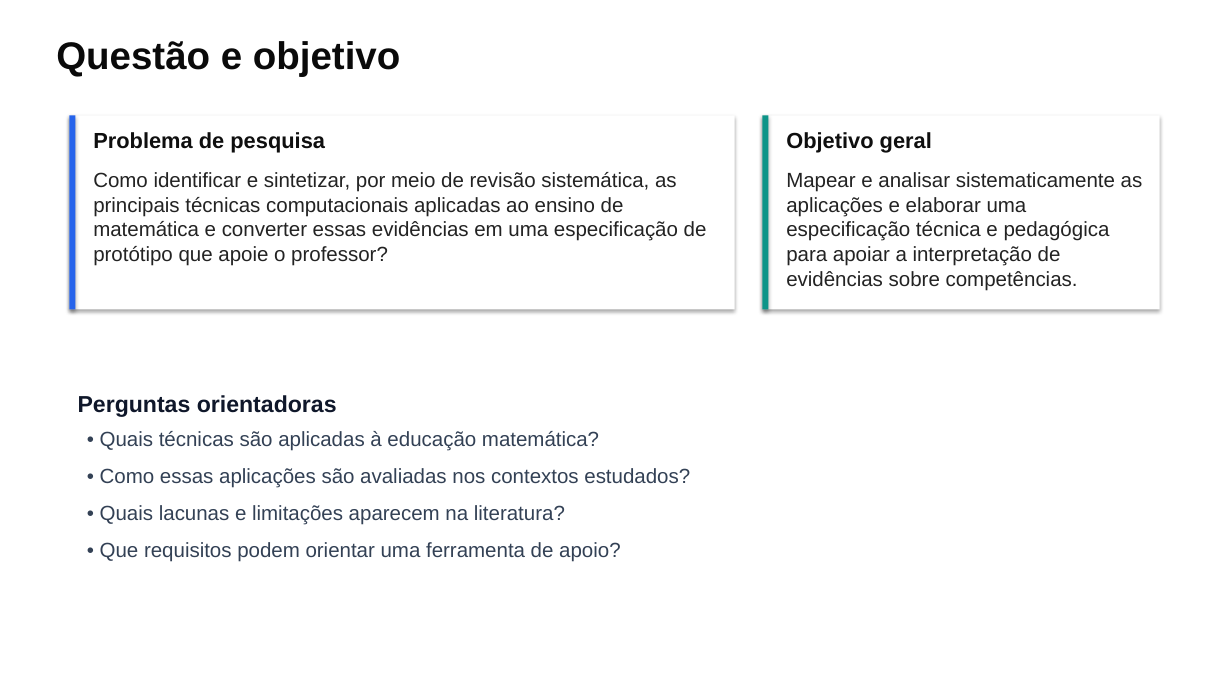
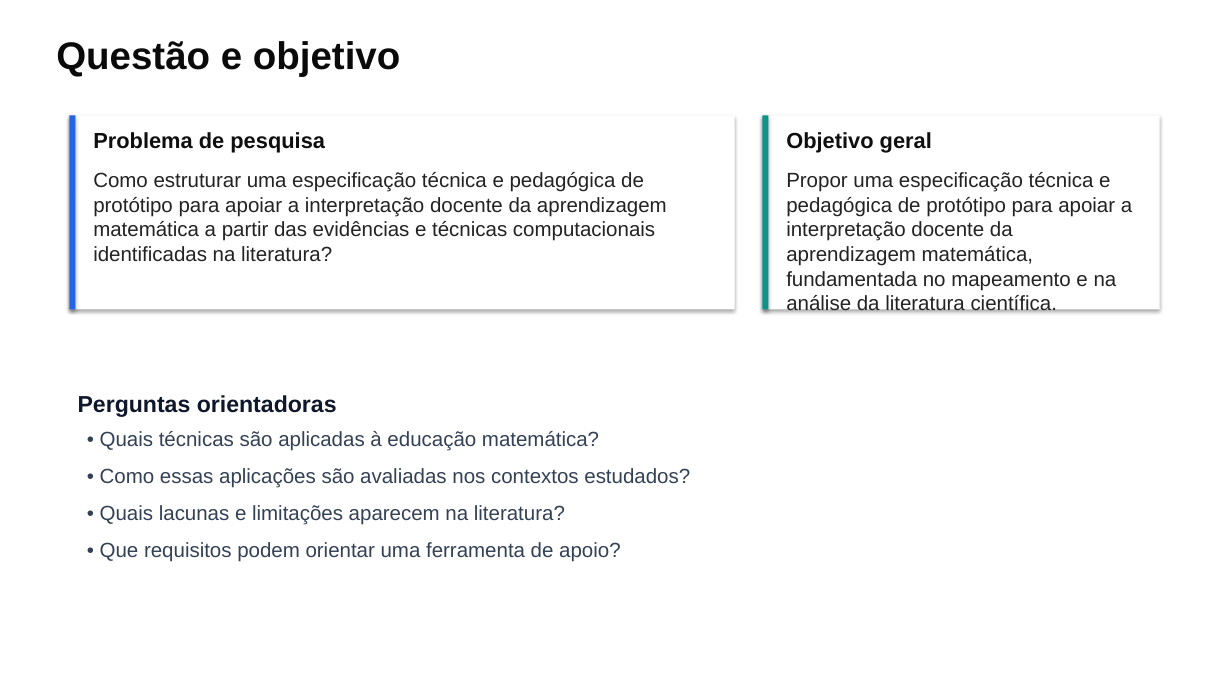
Before and after one commit to thalesfb/ccw, a slide deck: slide 3 of results/tcc/presentation/ensino_personalizado_de_matematica_tcc.pptx. Drawn at 1232x693 pixels with LibreOffice and Linux fonts; fonts in the diff are those of the drawing. Boxes give left, top, right and bottom in pixels: in the first picture for what was removed or moved away, otherwise in the second. Text is boxed around its words. In the diff, an @@ line names an element or a change of style, - is before the commit and + after.

```diff
--- a/results/tcc/presentation/ensino_personalizado_de_matematica_tcc.pptx
+++ b/results/tcc/presentation/ensino_personalizado_de_matematica_tcc.pptx
@@ text at (93,172,667,261): text changed @@
-Como identificar e sintetizar, por meio de revisão sistemática, as principais técnicas computacionais aplicadas ao ensino de matemática e converter essas evidências em uma especificação de protótipo que apoie o professor?
+Como estruturar uma especificação técnica e pedagógica de protótipo para apoiar a interpretação docente da aprendizagem matemática a partir das evidências e técnicas computacionais identificadas na literatura?
@@ text at (786,172,1132,311): text changed @@
-Mapear e analisar sistematicamente as aplicações e elaborar uma especificação técnica e pedagógica para apoiar a interpretação de evidências sobre competências.
+Propor uma especificação técnica e pedagógica de protótipo para apoiar a interpretação docente da aprendizagem matemática, fundamentada no mapeamento e na análise da literatura científica.
```
Also in this commit, not shown: 10 other slides changed, 3 slides added, 3 slides removed, 58 other files.
